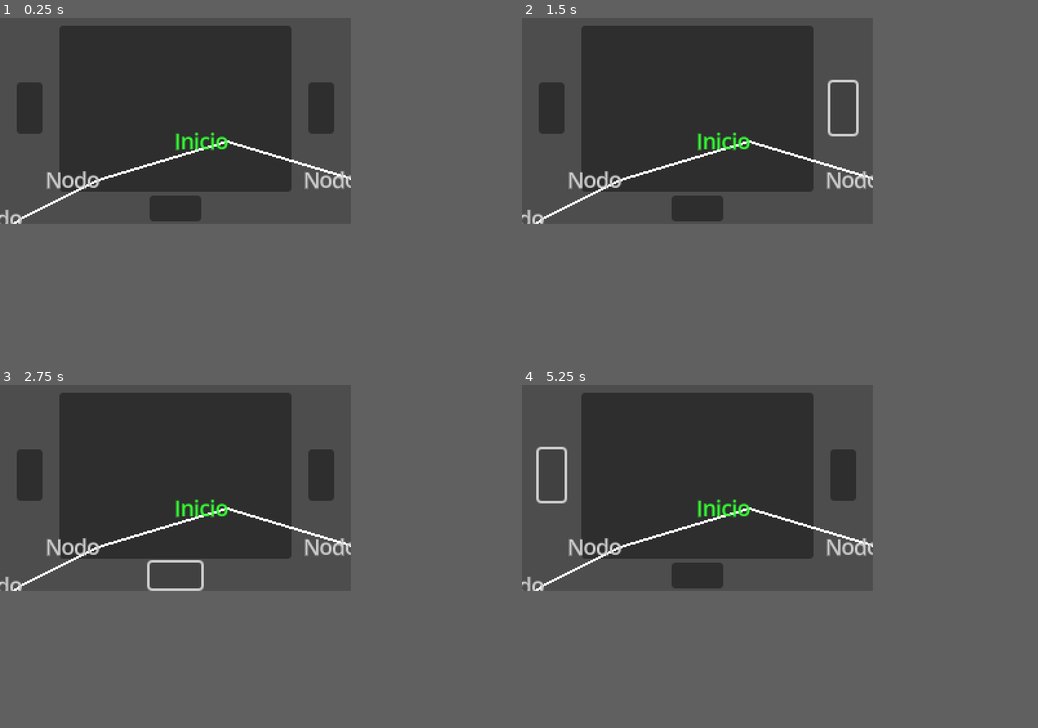
Above: before the commit, frames 1-4 (two rows, left to right).
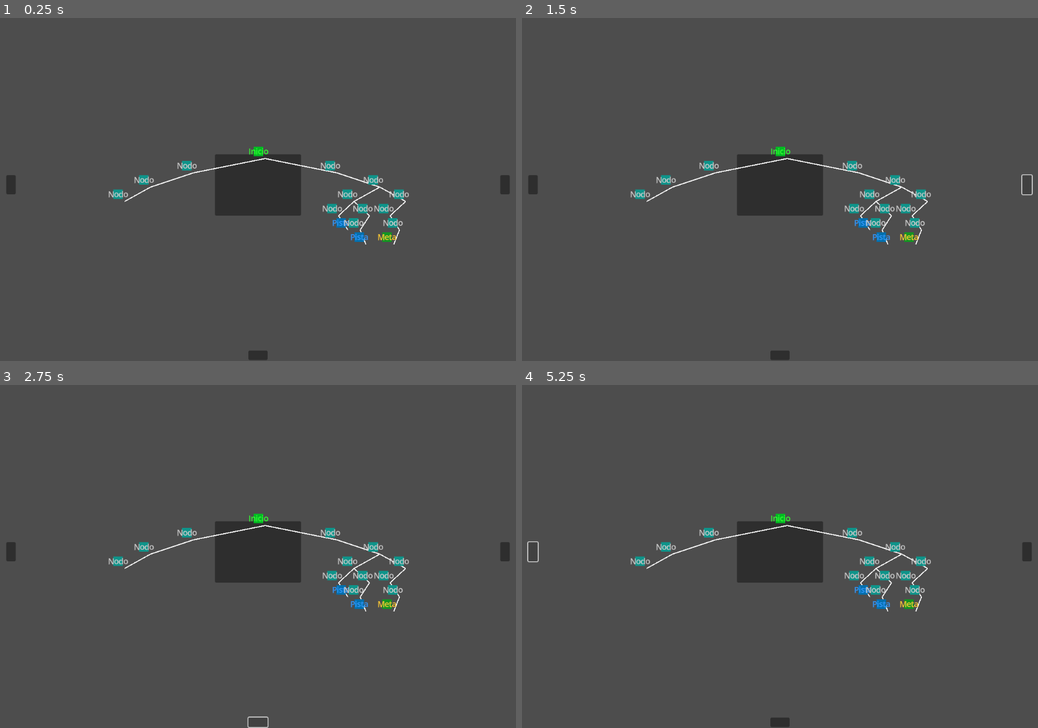
Above: after the commit, the same moments.

Repository: CubicMaldo/juego-estructura-ii
Game: Godot game, scene res://scenes/tree/node_2d.tscn
The game is run twice, just before and just after one commit, with the same random seed, the same clock (stepped at 60 frames per second) and the same inputs.
Inputs (mouse positions are in pixels of both pictures, inside the frame that each line leads up to; where the layout moved, square brackets give the same spot in the first picture):
- Up to frame 1 (0.25 s): no input
- Up to frame 2 (1.5 s): click (527, 117) [552, 107] at 0.5 s; click (867, 117) [841, 107] at 1.25 s
- Up to frame 3 (2.75 s): click (175, 587) [175, 577] at 2 s
- Up to frame 4 (5.25 s): click (527, 484) [552, 474] at 2.75 s; click (867, 484) [841, 474] at 3.5 s; click (697, 587) [697, 577] at 4.25 s; click (527, 484) [552, 474] at 5 s
In our replay, the window is 544x320 before the commit and 800x533 after it. These sizes can differ from the game's own. Grey fills any space a smaller window leaves; there, only what the larger window draws over its background counts as a difference.

The runs differ from the first frame. In frame 1, 26% of the frame differs, in the area x 0-99%, y 2-100%; in frame 2, 25%; in frame 3, 25%; in frame 4, 25%.
Error in both runs: Invalid access to property or key 'izquierdo' on a base object of type 'Nil'. (res://assets/scripts/global.gd:19)

Commit message:
fixed node placement

Diff:
--- a/assets/scripts/control.gd
+++ b/assets/scripts/control.gd
@@ -1,6 +1,6 @@
 extends Control
 
-@onready var arbol_visual_contenedor = $Panel
+@onready var arbol_visual_contenedor = $Panel/MarginContainer
 @onready var boton_izq = $"../Button"
 @onready var boton_der = $"../Button2"
 @onready var boton_ctr = $"../Button3"
@@ -19,7 +19,7 @@
 	arbol_visual.mostrar_arbol(arbol)
 
 	# Añadir al contenedor visual
-	arbol_visual_contenedor.add_child(arbol_visual)
+	add_child(arbol_visual)
 	#
 	## Conectar botones
 	#boton_izq.pressed.connect(func(): Global.cambiarPuntero("Izquierda"))
--- a/project.godot
+++ b/project.godot
@@ -21,11 +21,9 @@
 
 [display]
 
-window/size/viewport_width=272
-window/size/viewport_height=160
+window/size/viewport_width=1080
+window/size/viewport_height=720
 window/size/resizable=false
-window/size/window_width_override=816
-window/size/window_height_override=480
 window/stretch/mode="viewport"
 
 [dotnet]
--- a/scenes/tree/ArbolVisual.tscn
+++ b/scenes/tree/ArbolVisual.tscn
@@ -7,6 +7,9 @@
 anchors_preset = 5
 anchor_left = 0.5
 anchor_right = 0.5
+offset_left = -0.5
+offset_right = 0.5
+offset_bottom = 1.0
 grow_horizontal = 2
 script = ExtResource("1_yak8b")
 
@@ -25,7 +28,4 @@
 anchors_preset = 5
 anchor_left = 0.5
 anchor_right = 0.5
-offset_left = -20.0
-offset_right = 20.0
-offset_bottom = 40.0
 grow_horizontal = 2
--- a/scenes/tree/NodoVisual.tscn
+++ b/scenes/tree/NodoVisual.tscn
@@ -3,21 +3,32 @@
 [ext_resource type="Script" uid="uid://q18e6rud5lna" path="res://scenes/tree/nodo_visual.gd" id="1_ed7si"]
 
 [node name="NodoVisual" type="Control"]
+layout_direction = 4
 layout_mode = 3
+anchors_preset = 12
+anchor_top = 1.0
+anchor_right = 1.0
+anchor_bottom = 1.0
+grow_horizontal = 2
+grow_vertical = 0
+size_flags_horizontal = 0
+size_flags_vertical = 0
+script = ExtResource("1_ed7si")
+
+[node name="ColorRect" type="ColorRect" parent="."]
+layout_mode = 1
 anchors_preset = 8
 anchor_left = 0.5
 anchor_top = 0.5
 anchor_right = 0.5
 anchor_bottom = 0.5
-offset_left = -20.0
-offset_top = -20.0
-offset_right = 20.0
-offset_bottom = 20.0
+offset_left = -10.0
+offset_top = -10.0
+offset_right = 10.0
+offset_bottom = 10.0
 grow_horizontal = 2
 grow_vertical = 2
-size_flags_horizontal = 0
-size_flags_vertical = 4
-script = ExtResource("1_ed7si")
+color = Color(0.071785755, 0.72437346, 0.67743653, 1)
 
 [node name="Label" type="Label" parent="."]
 layout_mode = 1
@@ -26,10 +37,11 @@
 anchor_top = 0.5
 anchor_right = 0.5
 anchor_bottom = 0.5
-offset_left = -20.0
-offset_top = -11.5
-offset_right = 20.0
-offset_bottom = 11.5
+offset_left = -14.0
+offset_top = -11.166667
+offset_right = 14.0
+offset_bottom = 11.166667
 grow_horizontal = 2
 grow_vertical = 2
 text = "eee"
+horizontal_alignment = 1
--- a/scenes/tree/arbol_visual.gd
+++ b/scenes/tree/arbol_visual.gd
@@ -17,7 +17,7 @@
 		return
 
 
-	_dibujar_nodo(tree.raiz, 0, 50, 100)
+	_dibujar_nodo(tree.raiz, 0, 0, 150)
 	queue_redraw()
 
 
@@ -46,14 +46,14 @@
 	if nodo.izquierdo != null:
 		var x_izq = x - offset_x
 		var y_izq = y + 30
-		lineas.append([Vector2(x + 40, y + 40), Vector2(x_izq + 40, y_izq + 40)])
+		lineas.append([Vector2(x + 15, y + 15), Vector2(x_izq + 15, y_izq + 15)])
 		_dibujar_nodo(nodo.izquierdo, x_izq, y_izq, offset_x * 0.6)
 
 	# Derecho
 	if nodo.derecho != null:
 		var x_der = x + offset_x
 		var y_der = y + 30
-		lineas.append([Vector2(x + 40, y + 40), Vector2(x_der + 40, y_der + 40)])
+		lineas.append([Vector2(x + 15, y + 15), Vector2(x_der + 15, y_der + 15)])
 		_dibujar_nodo(nodo.derecho, x_der, y_der, offset_x * 0.6)
 
 
